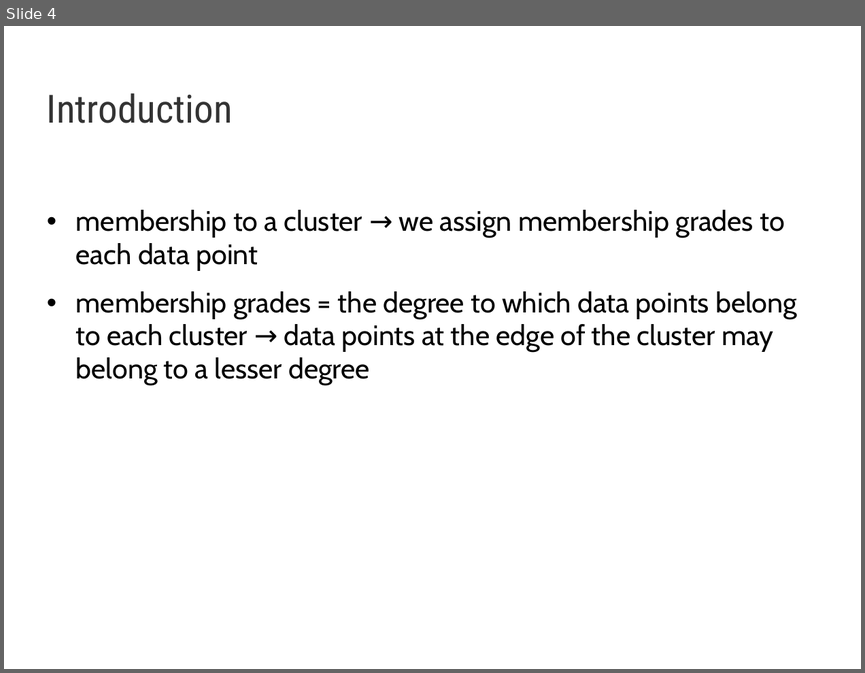
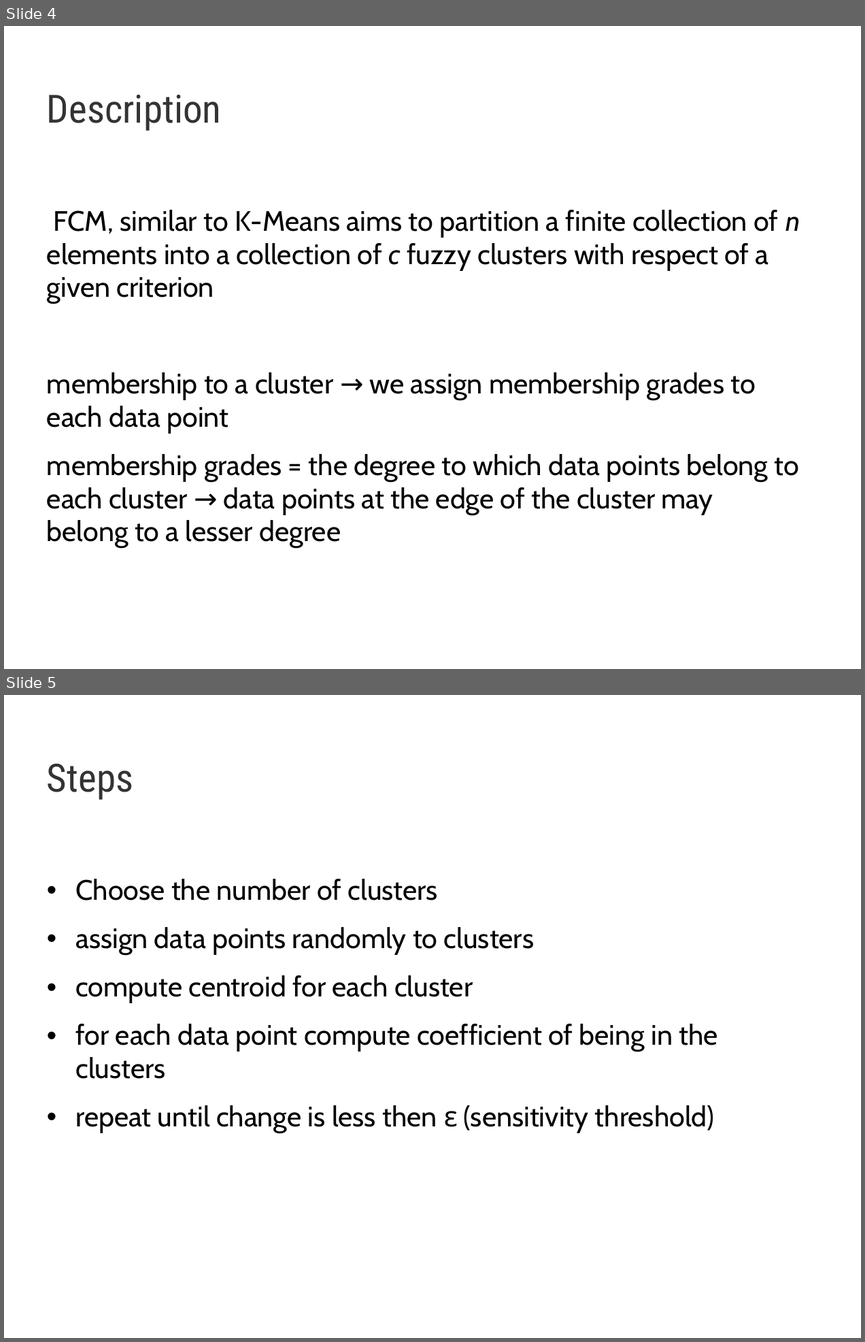
Before and after one commit to AndyTheFactory/DM, a slide deck: Prezentare/FCM.ppt. Shown one above the other, each under a label of ours: slide 4 before the commit, slides 4 and 5 after it. The pictures are 865x673 and 865x1342 pixels, drawn with LibreOffice and Linux fonts; fonts in the diff are those of the drawing; background and template pictures are left out. Boxes give left, top, right and bottom in pixels: in the first picture for what was removed or moved away, otherwise in the second. Text is boxed around its words. In the diff, an @@ line names an element or a change of style, - is before the commit and + after.

```diff
--- a/Prezentare/FCM.ppt
+++ b/Prezentare/FCM.ppt
@@ slide 5 added at <box>4,695,861,1338</box>, background picture (left out) @@
@@ text added at <box>47,764,133,800</box>, 36 pt, text #333333 @@
+Steps
@@ text added at <box>75,879,717,1133</box>, 26 pt, text #000000 @@
+• Choose the number of clusters
+• assign data points randomly to clusters
+• compute centroid for each cluster
+• for each data point compute coefficient of being in the clusters
+• repeat until change is less then ε (sensitivity threshold)
@@ slide 4 changed as well @@
@@ text at <box>47,95,222,131</box>: text changed @@
-Introduction
+Description
@@ text at <box>47,210,800,303</box>: paragraph added @@
+FCM, similar to K-Means aims to partition a finite collection of n elements into a collection of c fuzzy clusters with respect of a given criterion
@@ text at <box>47,372,799,548</box>: bullet • to none @@
```
Also in this commit, not shown: 3 other slides changed, 2 other slides added, 2 other files.
